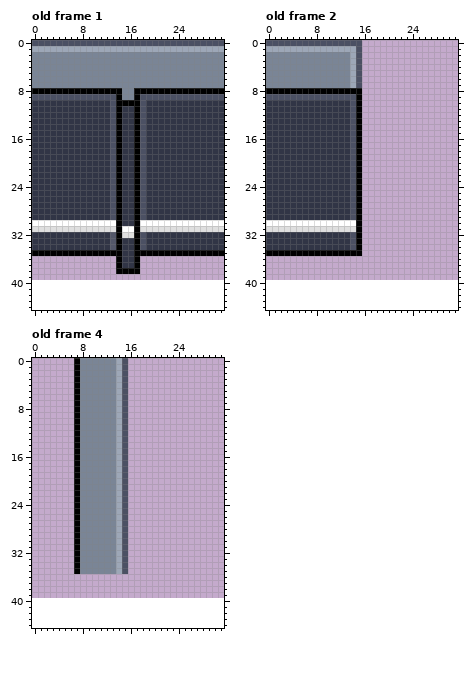
Pixel-art file, stored at Assets/Textures/Environment/wall.aseprite. This is how it looked before the edit.
32x40 pixels, 4 frames. Shown: old frame 1, old frame 2, old frame 4. The old version is drawn lined up with the new one, on the new canvas.
Now the later version:
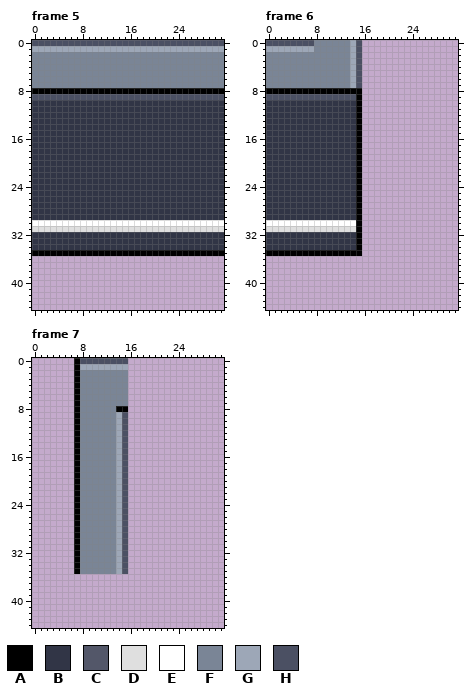
Palette (. is transparent): A #000000  B #313546  C #535769  D #dfdfdf  E #ffffff  F #7a8596  G #9da7b7  H #4b5063
A new or re-ordered frame is compared with the old frame closest to it.
What changed:
canvas 32x40 -> 32x45
frames 4 -> 7
Frame 5 is new; against old frame 1:
y 8: x 15..16 FF -> AA
y 9: x 14..17 AFFA -> HHHH
y 10: x 13..18 HAAAAH -> BBBBBB
y 11..29: x 13..14 HA -> BB; x 17..18 AH -> BB
y 30: x 14..17 ABBA -> EEEE
y 31: x 14..17 AEEA -> DDDD
y 32: x 13..18 CADDAH -> BBBBBB
y 33..34: x 13..14 CA -> BB; x 17..18 AH -> BB
y 35: x 15..16 BB -> AA
y 36..37: x 14..17 ABBA -> ....
y 38: x 14..17 AAAA -> ....
Frame 6 is new; against old frame 2:
y 0: x 8..14 HHHHHHH -> FFFFFFG
y 1: x 8..13 GGGGGG -> FFFFFF
y 10..29: x 14 H -> B
y 32..34: x 14 H -> B
Frame 7 is new; against old frame 4:
y 0: x 8..14 FFFFFFG -> HHHHHHH
y 1: x 8..13 FFFFFF -> GGGGGG; x 15 H -> G
y 2..7: x 14..15 GH -> FF
y 8: x 14..15 GH -> AA
